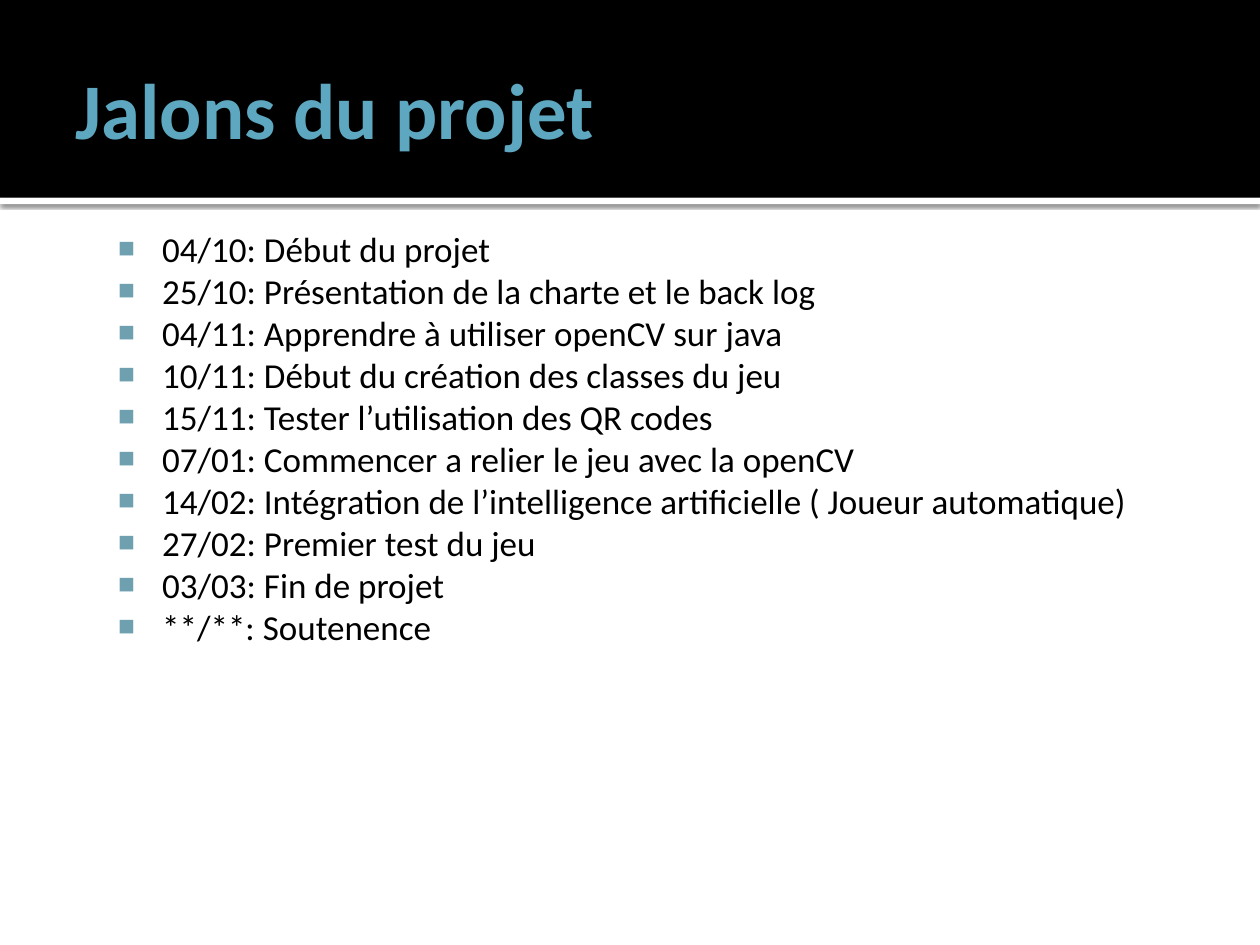
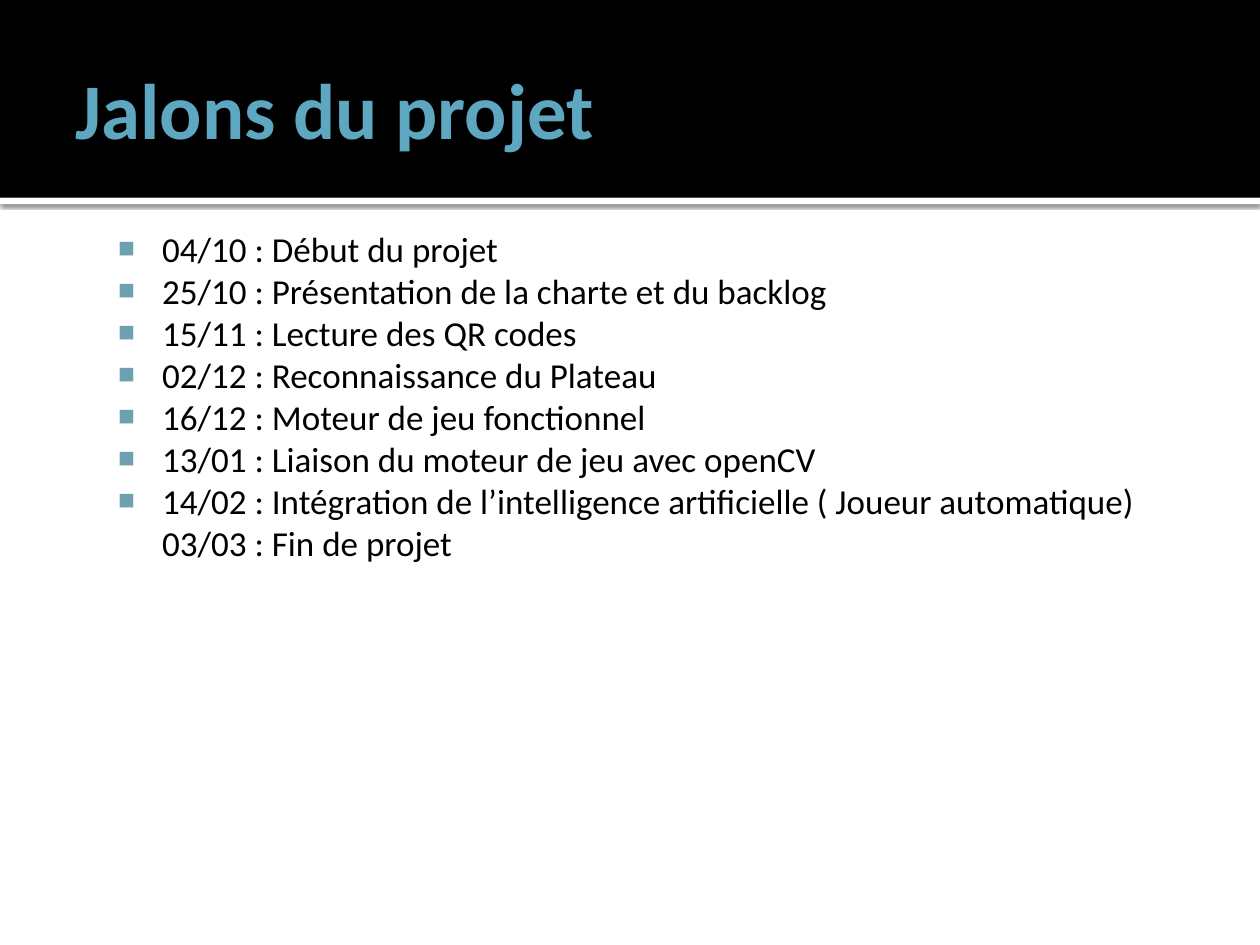
Before and after one commit to charaf7/Projet-annuel, a slide deck: slide 5 of CharteProjet.pptx. Drawn at 1260x945 pixels with LibreOffice and Linux fonts; fonts in the diff are those of the drawing. Boxes give left, top, right and bottom in pixels: in the first picture for what was removed or moved away, otherwise in the second. Text is boxed around its words. In the diff, an @@ line names an element or a change of style, - is before the commit and + after.

```diff
--- a/CharteProjet.pptx
+++ b/CharteProjet.pptx
@@ text at (162,237,1133,562): text changed @@
-■ 04/10: Début du projet
-■ 25/10: Présentation de la charte et le back log
-■ 04/11: Apprendre à utiliser openCV sur java
-■ 10/11: Début du création des classes du jeu
-■ 15/11: Tester l’utilisation des QR codes
-■ 07/01: Commencer a relier le jeu avec la openCV
-■ 14/02: Intégration de l’intelligence artificielle ( Joueur automatique)
-■ 27/02: Premier test du jeu
-■ 03/03: Fin de projet
-■ **/**: Soutenence
+■ 04/10 : Début du projet
+■ 25/10 : Présentation de la charte et du backlog
+■ 15/11 : Lecture des QR codes
+■ 02/12 : Reconnaissance du Plateau
+■ 16/12 : Moteur de jeu fonctionnel
+■ 13/01 : Liaison du moteur de jeu avec openCV
+■ 14/02 : Intégration de l’intelligence artificielle ( Joueur automatique) 03/03 : Fin de projet
```
Also in this commit, not shown: 4 other slides changed, 1 other file.
